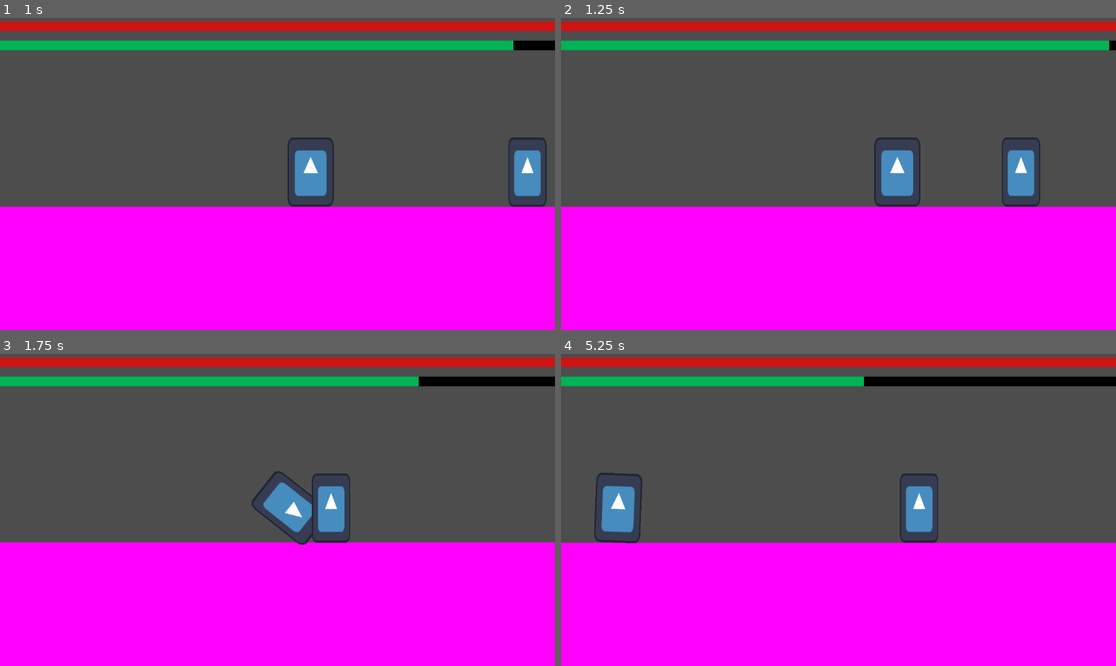
Above: before the commit, frames 1-4 (two rows, left to right).
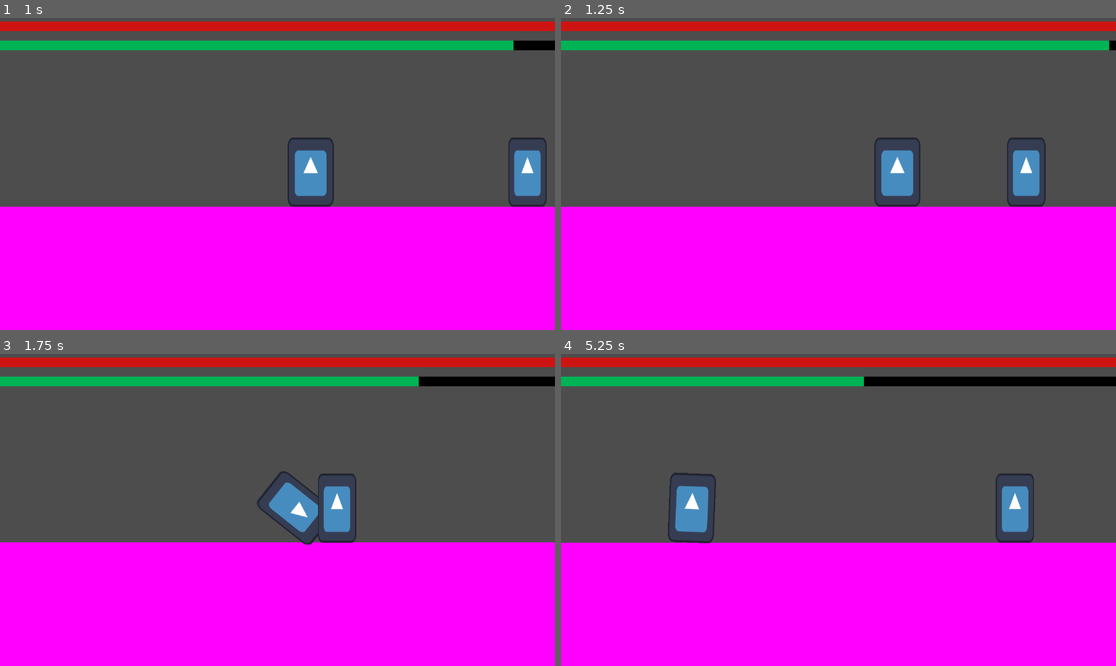
Above: after the commit, the same moments.

Repository: CodeScratcher/soulslike
Game: Godot game, scene res://Levels/test_scene.tscn
Two runs of this game, one before a commit and one after it. Both use one fixed random seed, a clock stepped at 60 frames per second and the inputs below. The engine's default icon, where the game draws it, is replaced by a stand-in: a white triangle on a blue panel in a dark square.
Inputs (mouse positions are in pixels of both pictures, inside the frame that each line leads up to):
- Up to frame 1 (1 s): move the mouse to (399, 158) at 0.52 s; hold D (right) from 0.53 s (still down); click (399, 158) at 0.6 s; tap W (jump) at 0.77 s
- Up to frame 2 (1.25 s): keep holding D (right)
- Up to frame 3 (1.75 s): keep holding D (right); move the mouse to (166, 525) at 1.27 s; tap Space (roll) at 1.35 s; tap W (jump) at 1.52 s
- Up to frame 4 (5.25 s): move the mouse to (894, 441) at 2.02 s; release D (right) at 2.03 s; hold A (left) 2.03-2.78 s; click (894, 441) at 2.1 s; move the mouse to (810, 572) at 2.77 s; hold D (right) 2.78-4.28 s; tap Space (roll) at 2.85, 4.35 s; tap W (jump) at 3.02, 3.77, 4.52 s; move the mouse to (1005, 556) at 3.52 s; click (1005, 556) at 3.6 s; move the mouse to (672, 463) at 4.27 s; hold A (left) 4.28-5.03 s; move the mouse to (866, 510) at 5.02 s; hold D (right) from 5.03 s (still down); click (866, 510) at 5.1 s

Frame 1 is identical in both runs. In frame 2, 0.6% of the frame differs, in the area x 79-88%, y 38-61%; in frame 3, 1.3%; in frame 4, 4.1%, in the area x 5-86%, y 38-61%.

Commit message:
AI Fixes and animation for enemy

Diff:
--- a/Objects/test_enemy.tscn
+++ b/Objects/test_enemy.tscn
@@ -17,6 +17,55 @@
 
 [sub_resource type="CircleShape2D" id="CircleShape2D_3tact"]
 radius = 196.01
+
+[sub_resource type="Animation" id="Animation_36tgk"]
+resource_name = "attack"
+tracks/0/type = "value"
+tracks/0/imported = false
+tracks/0/enabled = true
+tracks/0/path = NodePath("Hitbox:visible")
+tracks/0/interp = 1
+tracks/0/loop_wrap = true
+tracks/0/keys = {
+"times": PackedFloat32Array(0, 0.7),
+"transitions": PackedFloat32Array(1, 1),
+"update": 1,
+"values": [true, false]
+}
+tracks/1/type = "value"
+tracks/1/imported = false
+tracks/1/enabled = true
+tracks/1/path = NodePath("Hitbox/CollisionShape2D:disabled")
+tracks/1/interp = 1
+tracks/1/loop_wrap = true
+tracks/1/keys = {
+"times": PackedFloat32Array(0, 0.7),
+"transitions": PackedFloat32Array(1, 1),
+"update": 1,
+"values": [false, true]
+}
+tracks/2/type = "value"
+tracks/2/imported = false
+tracks/2/enabled = true
+tracks/2/path = NodePath("Hitbox:position")
+tracks/2/interp = 1
+tracks/2/loop_wrap = true
+tracks/2/keys = {
+"times": PackedFloat32Array(0.2, 0.4, 0.7, 1),
+"transitions": PackedFloat32Array(1, 1, 1, 1),
+"update": 0,
+"values": [Vector2(0, 0), Vector2(-10, 0), Vector2(-10, 0), Vector2(0, 0)]
+}
+
+[sub_resource type="AnimationLibrary" id="AnimationLibrary_p3w34"]
+_data = {
+"attack": SubResource("Animation_36tgk")
+}
+
+[sub_resource type="PlaceholderTexture2D" id="PlaceholderTexture2D_2s0me"]
+
+[sub_resource type="RectangleShape2D" id="RectangleShape2D_8mevr"]
+size = Vector2(68.25, 31)
 
 [node name="TestEnemy" type="CharacterBody2D"]
 collision_layer = 4
@@ -39,22 +88,40 @@
 position = Vector2(20, 34)
 shape = SubResource("RectangleShape2D_3lqeg")
 
-[node name="Area2D" type="Area2D" parent="."]
+[node name="Hurtbox" type="Area2D" parent="."]
 position = Vector2(30, 34)
 collision_layer = 0
 collision_mask = 16
 
-[node name="CollisionShape2D" type="CollisionShape2D" parent="Area2D"]
+[node name="CollisionShape2D" type="CollisionShape2D" parent="Hurtbox"]
 position = Vector2(-10, 0)
 shape = SubResource("RectangleShape2D_nrqcj")
 
-[node name="detect_radius" type="Area2D" parent="."]
+[node name="DetectRadius" type="Area2D" parent="."]
 collision_mask = 9
 
-[node name="CollisionShape2D" type="CollisionShape2D" parent="detect_radius"]
+[node name="CollisionShape2D" type="CollisionShape2D" parent="DetectRadius"]
 position = Vector2(20, 34)
 shape = SubResource("CircleShape2D_3tact")
 
-[connection signal="area_entered" from="Area2D" to="." method="enemy_bonked"]
-[connection signal="body_entered" from="detect_radius" to="." method="_on_detect_radius_body_entered"]
-[connection signal="body_exited" from="detect_radius" to="." method="_on_detect_radius_body_exited"]
+[node name="AnimationPlayer" type="AnimationPlayer" parent="."]
+libraries = {
+"": SubResource("AnimationLibrary_p3w34")
+}
+
+[node name="Hitbox" type="Area2D" parent="."]
+visible = false
+
+[node name="Sprite2D" type="Sprite2D" parent="Hitbox"]
+position = Vector2(23.9844, 32)
+scale = Vector2(68.0312, 30)
+texture = SubResource("PlaceholderTexture2D_2s0me")
+
+[node name="CollisionShape2D" type="CollisionShape2D" parent="Hitbox"]
+position = Vector2(24, 32)
+shape = SubResource("RectangleShape2D_8mevr")
+disabled = true
+
+[connection signal="area_entered" from="Hurtbox" to="." method="enemy_bonked"]
+[connection signal="body_entered" from="DetectRadius" to="." method="_on_detect_radius_body_entered"]
+[connection signal="body_exited" from="DetectRadius" to="." method="_on_detect_radius_body_exited"]
--- a/Scripts/test_enemy.gd
+++ b/Scripts/test_enemy.gd
@@ -2,7 +2,7 @@
 
 
 @export var MAX_SPEED = 300.0
-const SPEED = 100.0
+const SPEED = 75.0
 
 var gravity = ProjectSettings.get_setting("physics/2d/default_gravity")
 var hp = 30
Not shown: 1 places in Objects/test_enemy.tscn that only renumber resources
